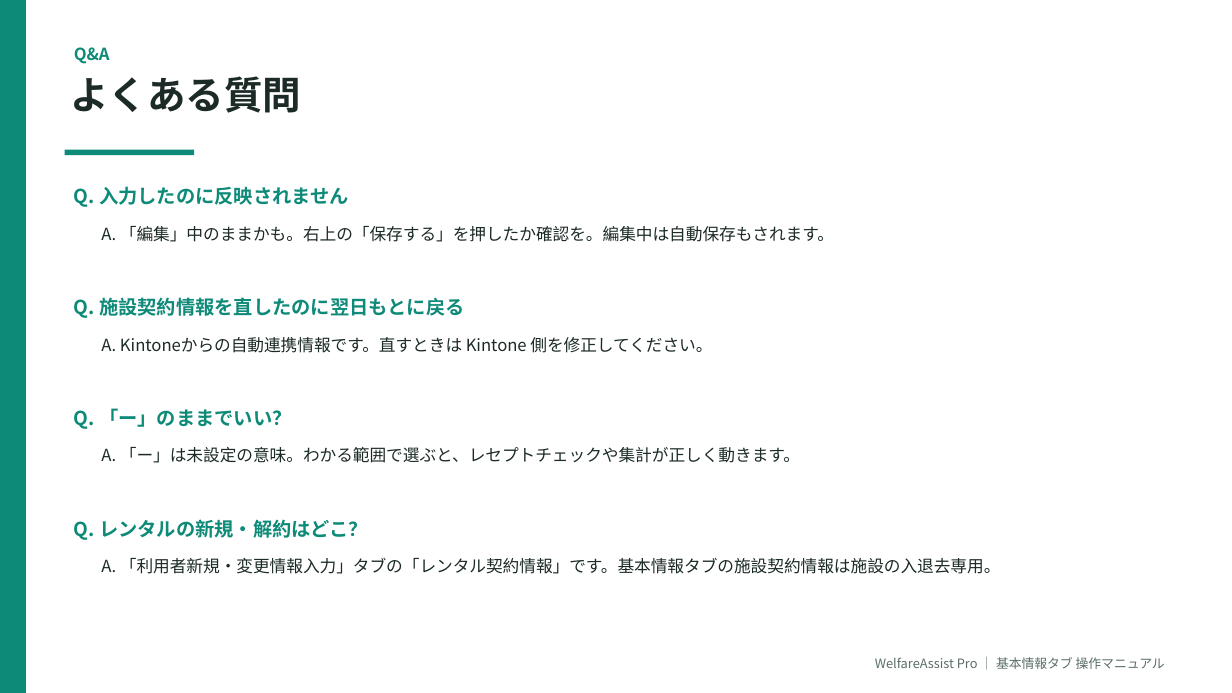
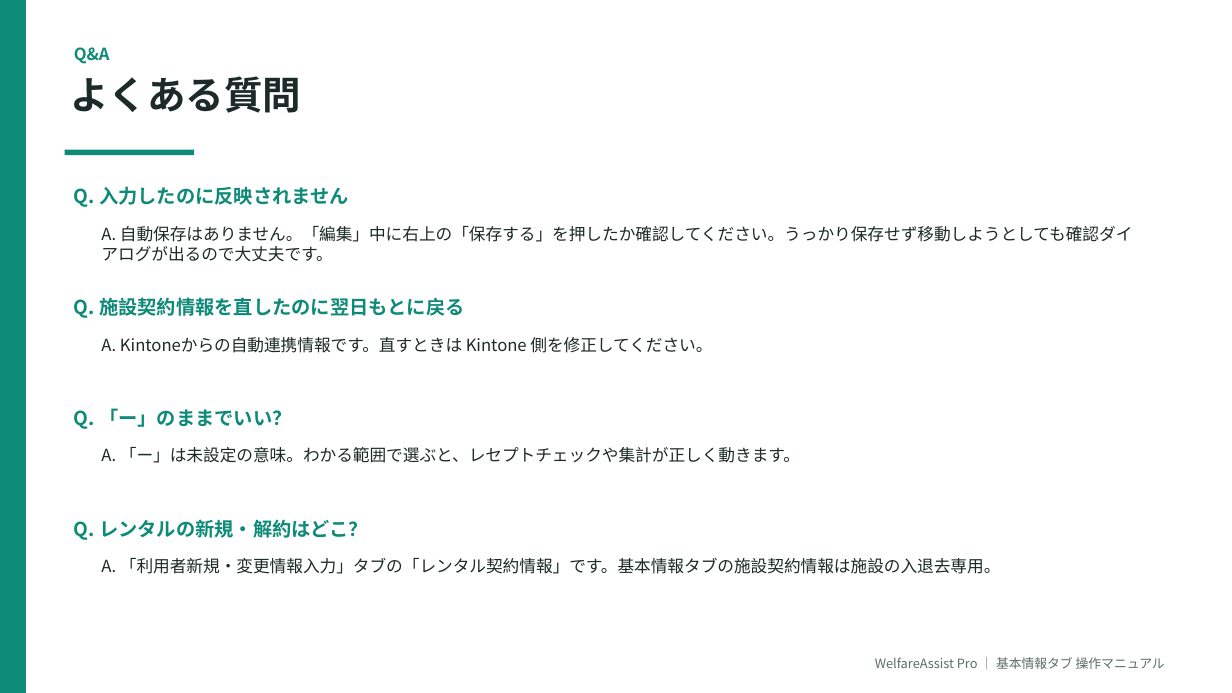
Before and after one commit to yoriko-kikunaga/welfare-assist-pro, a slide deck: slide 11 of docs/基本情報タブ_操作マニュアル.pptx. Drawn at 1232x693 pixels with LibreOffice and Linux fonts; fonts in the diff are those of the drawing. Boxes give left, top, right and bottom in pixels: in the first picture for what was removed or moved away, otherwise in the second. Text is boxed around its words. In the diff, an @@ line names an element or a change of style, - is before the commit and + after.

```diff
--- a/docs/基本情報タブ_操作マニュアル.pptx
+++ b/docs/基本情報タブ_操作マニュアル.pptx
@@ text at [101,226,1133,262]: text changed @@
-A. 「編集」中のままかも。右上の「保存する」を押したか確認を。編集中は自動保存もされます。
+A. 自動保存はありません。「編集」中に右上の「保存する」を押したか確認してください。うっかり保存せず移動しようとしても確認ダイアログが出るので大丈夫です。
```
Also in this commit, not shown: 1 other slide changed, 9 other files.
